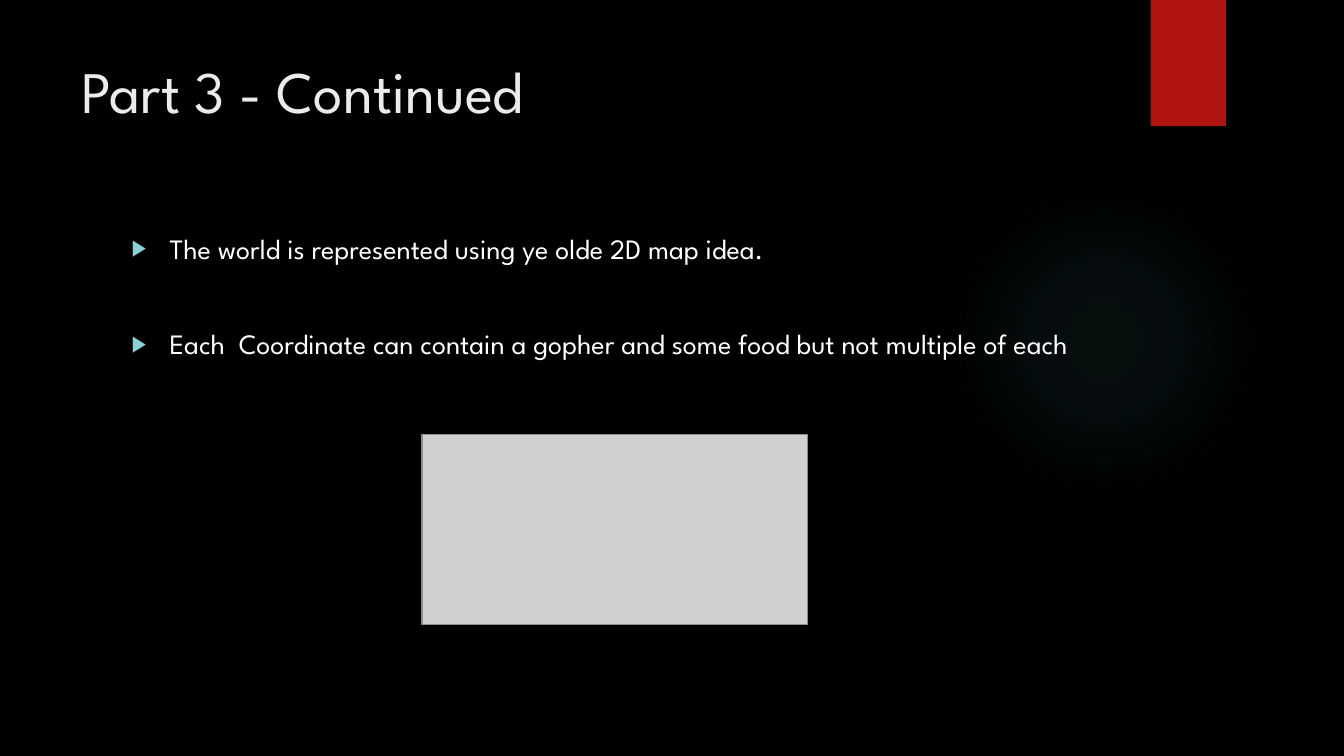
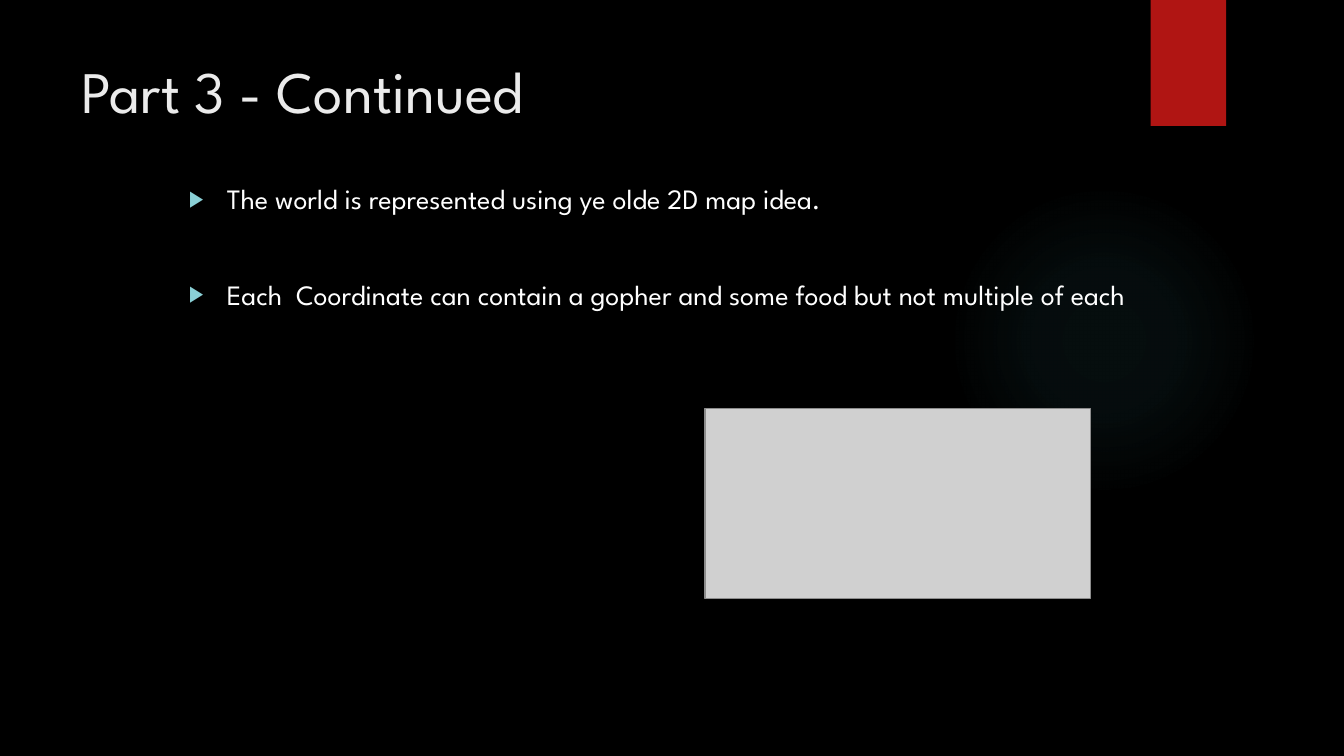
Before and after one commit to jaminologist/GopherLife, a slide deck: slide 22 of GopherLife.pptx (slide 17 before the commit). Drawn at 1344x756 pixels with LibreOffice and Linux fonts; fonts in the diff are those of the drawing; grey boxes stand for pictures; background and template pictures are left out. Boxes give left, top, right and bottom in pixels: in the first picture for what was removed or moved away, otherwise in the second. Text is boxed around its words. In the diff, an @@ line names an element or a change of style, - is before the commit and + after.

```diff
--- a/GopherLife.pptx
+++ b/GopherLife.pptx
@@ text "The world is represented using ...": place and size @@
-text "The world is represented using ..." at box(170, 239, 1067, 360)
+text "The world is represented using ..." at box(227, 189, 1125, 311)
@@ picture: place and size @@
-picture at box(422, 435, 808, 625)
+picture at box(705, 408, 1090, 599)
```
Also in this commit, not shown: 5 other slides changed, 7 slides added, 2 other files.
